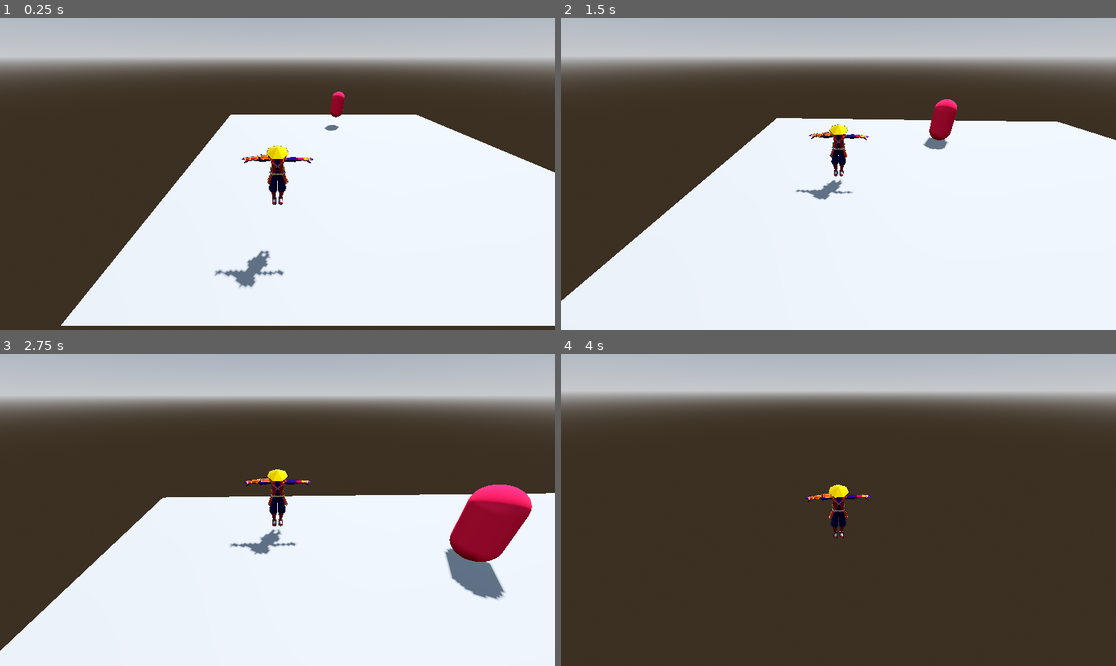
Above: before the commit, frames 1-4 (two rows, left to right).
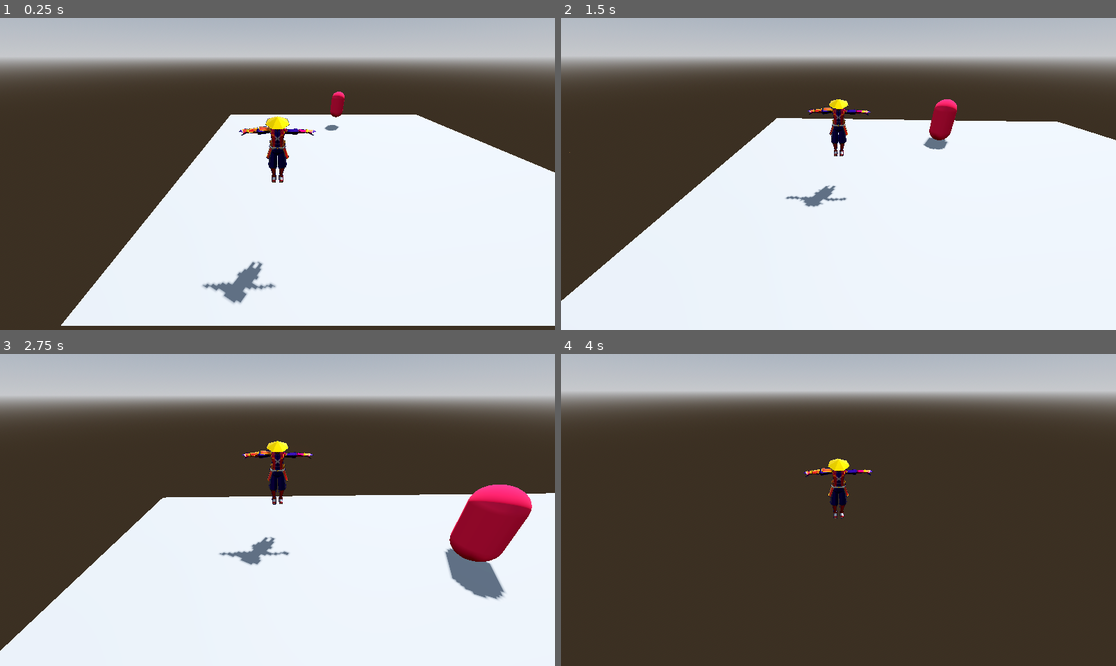
Above: after the commit, the same moments.

Repository: badihaki/samurai-jam
Game: Godot game, scene res://Level/test_room.tscn
Same seed, same stepped clock (60 frames per second), same inputs: the game is played once before the commit and once after it.
Inputs (mouse positions are in pixels of both pictures, inside the frame that each line leads up to):
- Up to frame 1 (0.25 s): no input
- Up to frame 2 (1.5 s): tap Enter (ui_accept) at 0.5, 0.77 s; move the mouse to (866, 174) at 0.52 s; hold W (move_forward) from 0.53 s (still down); click (866, 174) at 0.6 s; move the mouse to (810, 174) at 1.27 s; tap Space (dash) at 1.35 s
- Up to frame 3 (2.75 s): keep holding W (move_forward); tap Enter (ui_accept) at 1.52 s; move the mouse to (288, 503) at 2.02 s; hold F from 2.03 s (still down)
- Up to frame 4 (4 s): keep holding W (move_forward); move the mouse to (832, 516) at 2.77 s; release F at 2.78 s; click (832, 516) at 2.85 s; tap Enter (ui_accept) at 3.02, 3.77 s; move the mouse to (877, 513) at 3.52 s; tap Space (dash) at 3.6 s

The runs differ from the first frame. In frame 1, 1.8% of the frame differs, in the area x 36-57%, y 31-92%; in frame 2, 1.1%; in frame 3, 1.5%; in frame 4, 0.9%.
Error in both runs: Invalid assignment of property or key 'process_mode' with value of type 'int' on a base object of type 'null instance'. (res://Player/Scripts/player.gd:37)

Commit message:
Enemy Model added

Diff:
--- a/Player/player.tscn
+++ b/Player/player.tscn
@@ -15,7 +15,6 @@
 shape = SubResource("CapsuleShape3D_aw8oj")
 
 [node name="Samurai_with_Sword_swing" parent="." instance=ExtResource("2_weltm")]
-transform = Transform3D(0.9951, 0, 0, 0, 0.9951, 0, 0, 0, 0.9951, 0, -0.744766, 0)
 
 [node name="Hitbox" parent="Samurai_with_Sword_swing" instance=ExtResource("4_x7v3s")]
 transform = Transform3D(1, 0, 0, 0, 1, 0, 0, 0, 1, 0, 0, 0.98348)
Binary file added: Enemies/Grunt/Cybunraku2.glb
Not shown, added: Enemies/Grunt/Cybunraku2.glb.import
Binary file added: Enemies/Grunt/Cybunraku2_Cybunraku.png
Not shown, added: Enemies/Grunt/Cybunraku2_Cybunraku.png.import
